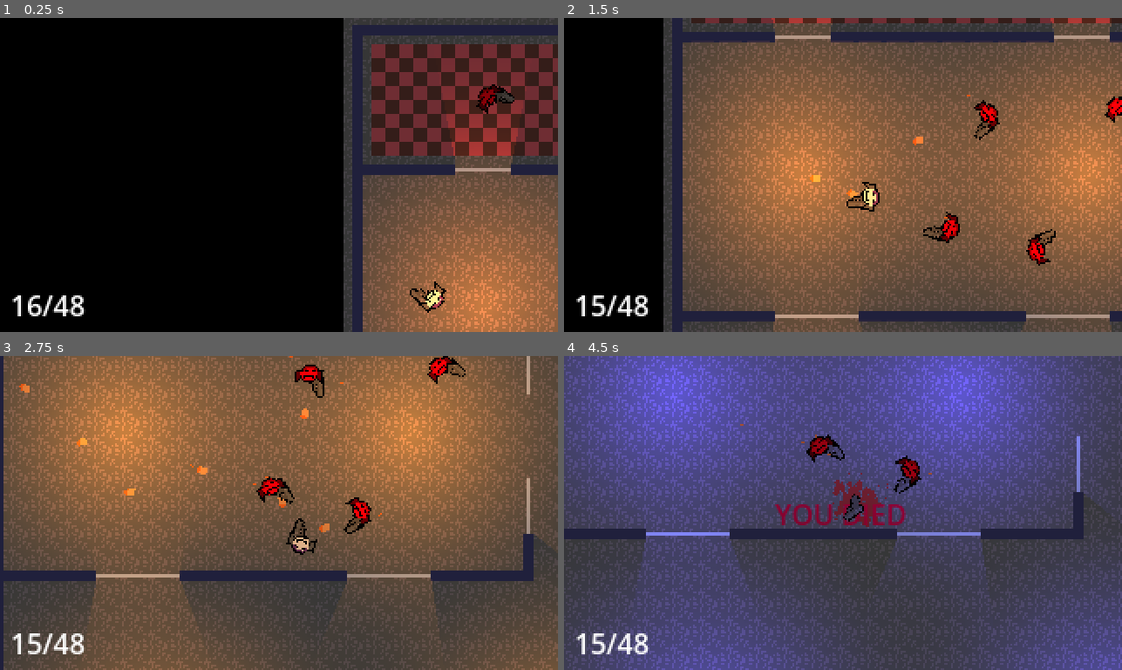
Above: before the commit, frames 1-4 (two rows, left to right).
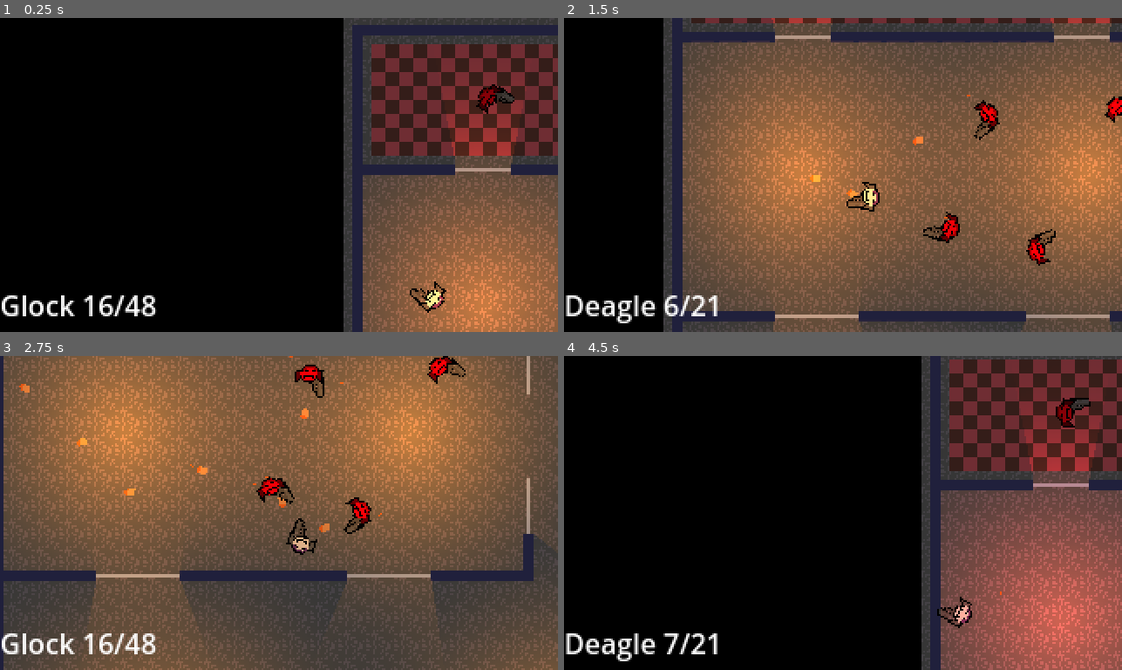
Above: after the commit, the same moments.

Repository: Jack-Braun/Hotline-Miami-Clone
Game: Godot game, scene res://room.tscn
Same seed, same stepped clock (60 frames per second), same inputs: the game is played once before the commit and once after it.
Inputs (mouse positions are in pixels of both pictures, inside the frame that each line leads up to):
- Up to frame 1 (0.25 s): no input
- Up to frame 2 (1.5 s): move the mouse to (965, 159) at 0.52 s; hold Right (ui_right) 0.53-1.28 s; tap Tab (switch_weapon, bound only after the commit) at 0.6 s; move the mouse to (731, 190) at 1.27 s; hold Down (ui_down) from 1.28 s (still down); click (731, 190) at 1.35 s
- Up to frame 3 (2.75 s): tap Tab (switch_weapon, bound only after the commit) at 1.55, 2.1 s; move the mouse to (334, 443) at 2.02 s; release Down (ui_down) at 2.03 s; hold Right (ui_right) from 2.03 s (still down)
- Up to frame 4 (4.5 s): move the mouse to (815, 575) at 2.77 s; release Right (ui_right) at 2.78 s; hold Up (ui_up) 2.78-3.53 s; tap Tab (switch_weapon, bound only after the commit) at 2.85, 3.8, 4.35 s; move the mouse to (1010, 560) at 3.52 s; press the mouse at (1010, 560) at 3.53 s; hold Left (ui_left) from 3.53 s (still down); tap R (restart, bound only after the commit) at 4.15 s; move the mouse to (675, 465) at 4.27 s; release the mouse at (675, 465) at 4.28 s

The runs differ from the first frame. In frame 1, 1.1% of the frame differs, in the area x 0-29%, y 88-95%; in frame 2, 1.1%; in frame 3, 1.1%; in frame 4, 99%, in the area x 0-100%, y 0-100%.

Commit message:
Added ability to change between guns by pressing TAB

Diff:
--- a/events.gd
+++ b/events.gd
@@ -1,4 +1,4 @@
 extends Node
 
-
 signal ammo_updated(ammo_size, ammo_count)
+signal gun_changed(gun_name: String)
--- /dev/null
+++ b/gun_name.gd
@@ -0,0 +1,7 @@
+extends Label
+
+func _ready() -> void:
+	Events.gun_changed.connect(_on_events_gun_changed)
+
+func _on_events_gun_changed(gun_name) -> void:
+	text = gun_name.capitalize()
--- a/player.gd
+++ b/player.gd
@@ -1,18 +1,53 @@
 class_name Player extends Actor
 
 const HELPERS := preload("res://helpers.gd")
+
+var weapon_names := ["glock", "deagle", "uzi"]
+var current_weapon_index := 0
+var saved_ammo := {}
 
 func _ready() -> void:
 	Globals.player = self
 
 func _physics_process(_delta: float) -> void:
 	if dead:
-		#print("Player is dead")
+		if Input.is_action_just_pressed("restart"):
+			restart()
 		return
+
+	if Input.is_action_just_pressed("switch_weapon"):
+		switch_weapon()
 
 	handle_input()
 	handle_movement()
 	handle_ammo_pickup()
+
+func restart():
+	get_tree().change_scene_to_file("res://room.tscn")
+
+func switch_weapon():
+	#save current ammo
+	var current_gun = weapon_names[current_weapon_index]
+	saved_ammo[current_gun] = {
+		"ammo": _gun.ammo,
+		"ammo_count": _gun.ammo_count
+	}
+
+	current_weapon_index = (current_weapon_index + 1) % weapon_names.size()
+	var switch_to_gun = weapon_names[current_weapon_index]
+
+	_gun.data = Data.guns[switch_to_gun]
+
+	if saved_ammo.has(switch_to_gun):
+		_gun.ammo = saved_ammo[switch_to_gun]["ammo"]
+		_gun.ammo_count = saved_ammo[switch_to_gun]["ammo_count"]
+	else:
+		_gun.ammo = _gun.data.rounds
+		_gun.ammo_count = _gun.ammo * 3
+
+	Events.ammo_updated.emit(_gun.ammo, _gun.ammo_count)
+	print("Switched to ", switch_to_gun)
+	Events.gun_changed.emit(switch_to_gun)
 
 func handle_input():
 	look_at(get_global_mouse_position())
--- a/project.godot
+++ b/project.godot
@@ -72,6 +72,16 @@
 "events": [Object(InputEventMouseButton,"resource_local_to_scene":false,"resource_name":"","device":-1,"window_id":0,"a …(253 unchanged characters)…
 ]
 }
+switch_weapon={
+"deadzone": 0.5,
+"events": [Object(InputEventKey,"resource_local_to_scene":false,"resource_name":"","device":-1,"window_id":0,"alt_pressed":false,"shift_pressed":false,"ctrl_pressed":false,"meta_pressed":false,"pressed":false,"keycode":0,"physical_keycode":4194306,"key_label":0,"unicode":0,"echo":false,"script":null)
+]
+}
+restart={
+"deadzone": 0.5,
+"events": [Object(InputEventKey,"resource_local_to_scene":false,"resource_name":"","device":-1,"window_id":0,"alt_pressed":false,"shift_pressed":false,"ctrl_pressed":false,"meta_pressed":false,"pressed":false,"keycode":0,"physical_keycode":82,"key_label":0,"unicode":114,"echo":false,"script":null)
+]
+}
 
 [rendering]
 
--- a/room.tscn
+++ b/room.tscn
@@ -6,6 +6,7 @@
 [ext_resource type="PackedScene" uid="uid://d11vrxkyu44l8" path="res://changing_light.tscn" id="2_gyb5w"]
 [ext_resource type="PackedScene" uid="uid://diqd02h7gx3hj" path="res://enemy.tscn" id="2_m6vfu"]
 [ext_resource type="Script" path="res://ammo_count.gd" id="3_hui0n"]
+[ext_resource type="Script" path="res://gun_name.gd" id="6_dfgtf"]
 
 [sub_resource type="Gradient" id="Gradient_nu77m"]
 offsets = PackedFloat32Array(0.388889, 1)
@@ -86,7 +87,8 @@
 offset_top = -11.0
 offset_right = 37.0
 offset_bottom = 12.0
-text = "YOU DIED"
+text = "YOU DIED
+'R' to restart"
 horizontal_alignment = 1
 
 [node name="Enemies" type="Node2D" parent="."]
@@ -147,7 +149,6 @@
 
 [node name="MarginContainer" type="MarginContainer" parent="CanvasLayer"]
 anchors_preset = -1
-anchor_left = 0.02
 anchor_top = 0.02
 anchor_right = 0.98
 anchor_bottom = 0.98
@@ -156,6 +157,14 @@
 
 [node name="HBoxContainer" type="HBoxContainer" parent="CanvasLayer/MarginContainer"]
 layout_mode = 2
+
+[node name="GunName" type="Label" parent="CanvasLayer/MarginContainer/HBoxContainer"]
+custom_minimum_size = Vector2(20, 0)
+layout_mode = 2
+size_flags_vertical = 8
+text = "Glock"
+horizontal_alignment = 2
+script = ExtResource("6_dfgtf")
 
 [node name="AmmoCount" type="Label" parent="CanvasLayer/MarginContainer/HBoxContainer"]
 custom_minimum_size = Vector2(20, 0)
Not shown: 1 places in room.tscn that only renumber resources
